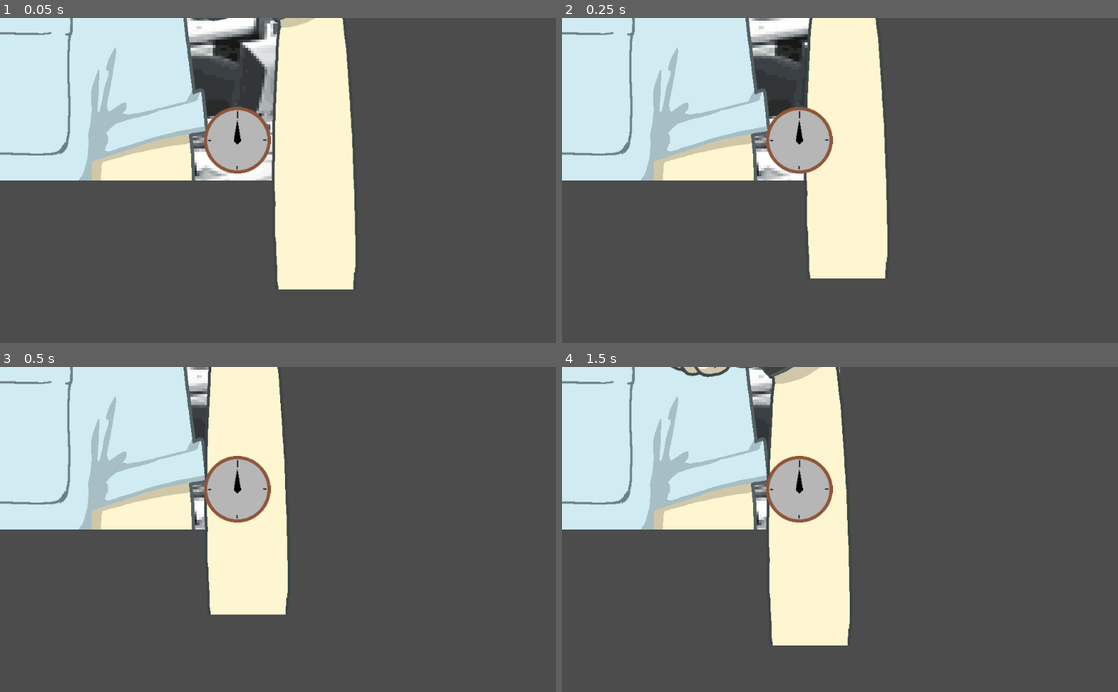
Above: before the commit, frames 1-4 (two rows, left to right).
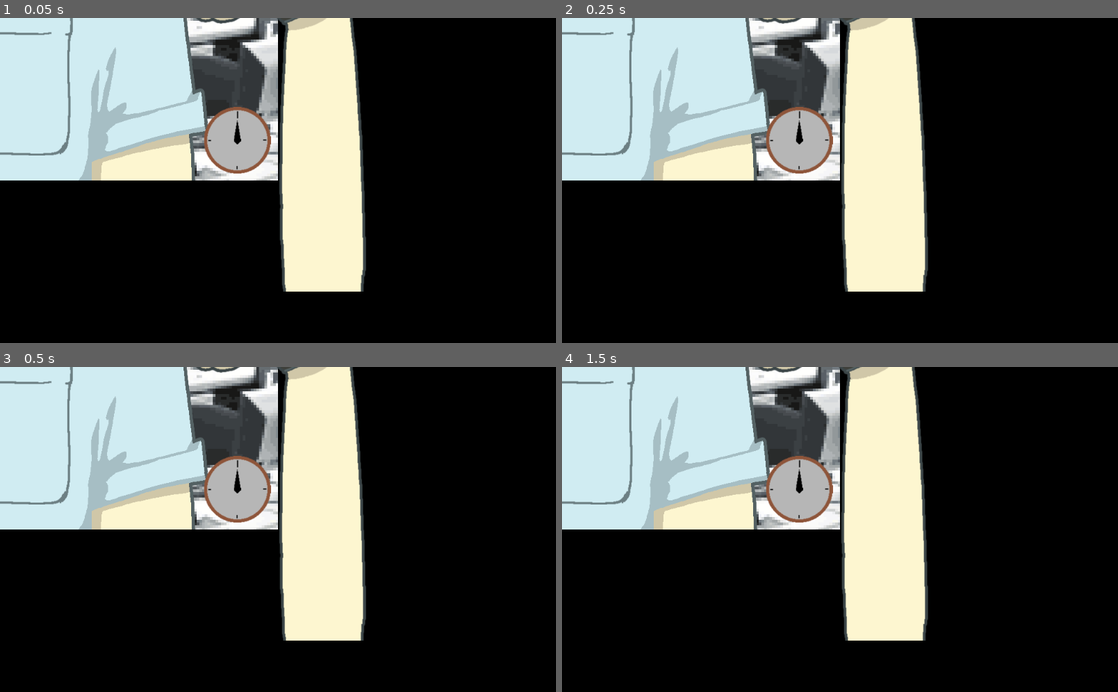
Above: after the commit, the same moments.

Repository: ericdsw/global_game_jam_2020
Game: Godot game, scene res://Screens/MiniGames/PenPocket/PenPocketMinigame.tscn
Two runs of this game, one before a commit and one after it. Both use one fixed random seed, a clock stepped at 60 frames per second and the inputs below. This scene is started directly instead of the project's main scene. Sound files missing from this copy of the repository are replaced by a short silence.
Inputs (mouse positions are in pixels of both pictures, inside the frame that each line leads up to):
- Up to frame 1 (0.05 s): no input
- Up to frame 2 (0.25 s): no input
- Up to frame 3 (0.5 s): no input
- Up to frame 4 (1.5 s): tap Enter (ui_accept) at 0.5, 0.77 s; move the mouse to (962, 513) at 0.52 s; press the mouse at (962, 513) at 0.53 s; release the mouse at (962, 513) at 1.25 s; drag from (728, 545) to (812, 594) at 1.27 s

The runs differ from the first frame. In frame 1, 65% of the frame differs, in the area x 0-100%, y 0-100%; in frame 2, 72%; in frame 3, 79%; in frame 4, 79%.

Commit message:
Quality updates

Diff:
--- a/Elements/LifeContainer.tscn
+++ b/Elements/LifeContainer.tscn
@@ -38,13 +38,4 @@
 texture = ExtResource( 3 )
 expand = true
 
-[node name="TextureRect4" type="TextureRect" parent="."]
-margin_left = 180.0
-margin_right = 230.0
-margin_bottom = 50.0
-rect_min_size = Vector2( 50, 50 )
-rect_pivot_offset = Vector2( 25, 25 )
-texture = ExtResource( 3 )
-expand = true
-
 [node name="Tween" type="Tween" parent="."]
--- a/Game.gd
+++ b/Game.gd
@@ -26,7 +26,7 @@
 var _score := 0
 
 # How many lives the player has
-var _lives := 4
+var _lives := 3
 
 # The current active minigame instance
 var _cur_minigame : BaseMinigame
@@ -125,6 +125,7 @@
 	overlay_node.add_child(_game_over_inst)
 	_game_over_inst.show_score(_score)
 	_game_over_inst.connect("retry_requested", self, "_on_retry_requested")
+	$GameOverSoundPlayer.play()
 
 func _inject_new_minigame_set() -> void:
 	var _duplicate_minigames := minigames.duplicate()
@@ -175,7 +176,7 @@
 
 func _on_retry_requested() -> void:
 
-	_lives = 4
+	_lives = 3
 	_score = 0
 
 	_reserved_minigames.clear()
@@ -191,6 +192,5 @@
 func _on_minigame_requested_shake(intensity: float, duration: float) -> void:
 	get_node("Camera2D").shake(intensity, duration)
 
-
 func _on_AudioStreamPlayer_finished() -> void:
 	$AudioStreamPlayer.play()
--- a/Game.tscn
+++ b/Game.tscn
@@ -6,6 +6,7 @@
 [ext_resource path="res://Elements/BaseButton.tscn" type="PackedScene" id=4]
 [ext_resource path="res://Elements/LifeContainer.tscn" type="PackedScene" id=5]
 [ext_resource path="res://Camera2D.tscn" type="PackedScene" id=6]
+[ext_resource path="res://Resources/Sounds/DeathSoundShorther.wav" type="AudioStream" id=7]
 
 [sub_resource type="DynamicFont" id=1]
 size = 64
@@ -131,9 +132,13 @@
 margin_right = 44.0443
 margin_bottom = -221.923
 
-[node name="AudioStreamPlayer" type="AudioStreamPlayer" parent="."]
+[node name="BGMPlayer" type="AudioStreamPlayer" parent="."]
 stream = ExtResource( 3 )
+volume_db = -5.0
 autoplay = true
+
+[node name="GameOverSoundPlayer" type="AudioStreamPlayer" parent="."]
+stream = ExtResource( 7 )
 [connection signal="pressed" from="MainMenuWrapper/StartButton" to="." method="_on_StartButton_pressed"]
 [connection signal="pressed" from="MainMenuWrapper/Credits" to="." method="_on_Credits_pressed"]
-[connection signal="finished" from="AudioStreamPlayer" to="." method="_on_AudioStreamPlayer_finished"]
+[connection signal="finished" from="BGMPlayer" to="." method="_on_AudioStreamPlayer_finished"]
--- a/MinigameTester.tscn
+++ b/MinigameTester.tscn
@@ -5,8 +5,7 @@
 
 [node name="MinigameTester" type="Node2D"]
 script = ExtResource( 1 )
-minigame_to_test = "res://Screens/MiniGames/PenPocket/PenPocketMinigame.tscn"
-target_difficulty = 3
+minigame_to_test = "res://Screens/MiniGames/FixCar/FixCarMinigame.tscn"
 
 [node name="Timer" type="Timer" parent="."]
 
--- a/Screens/MiniGames/FixCar/FixCarMinigame.tscn
+++ b/Screens/MiniGames/FixCar/FixCarMinigame.tscn
@@ -11,6 +11,7 @@
 [ext_resource path="res://Resources/Sounds/FixCar/EngineStart.wav" type="AudioStream" id=9]
 [ext_resource path="res://Resources/Sounds/FixCar/KickCar.wav" type="AudioStream" id=10]
 [ext_resource path="res://Resources/Sounds/FixCar/PoliceSiren.wav" type="AudioStream" id=11]
+[ext_resource path="res://Resources/Sounds/FixPens/Oof Normal Sound.wav" type="AudioStream" id=12]
 
 [sub_resource type="Animation" id=1]
 resource_name = "start"
@@ -61,7 +62,19 @@
 "times": PoolRealArray( 0, 1.2, 2 ),
 "transitions": PoolRealArray( 1, 1, 1 ),
 "update": 0,
-"values": [ 0.0, 0.0, 1000.0 ]
+"values": [ 0.0, 0.0, 500.0 ]
+}
+tracks/4/type = "value"
+tracks/4/path = NodePath("ThiefOof:playing")
+tracks/4/interp = 1
+tracks/4/loop_wrap = true
+tracks/4/imported = false
+tracks/4/enabled = true
+tracks/4/keys = {
+"times": PoolRealArray( 1.2 ),
+"transitions": PoolRealArray( 1 ),
+"update": 1,
+"values": [ true ]
 }
 
 [sub_resource type="Animation" id=2]
@@ -172,4 +185,7 @@
 
 [node name="PoliceSirens" type="AudioStreamPlayer" parent="." index="11"]
 stream = ExtResource( 11 )
+
+[node name="ThiefOof" type="AudioStreamPlayer" parent="." index="12"]
+stream = ExtResource( 12 )
 [connection signal="timeout" from="EndTimer" to="." method="_on_EndTimer_timeout"]
--- a/Screens/MiniGames/FixTV/FixTVMinigame.gd
+++ b/Screens/MiniGames/FixTV/FixTVMinigame.gd
@@ -14,14 +14,9 @@
 onready var foot_sound_play : AudioStreamPlayer = get_node("FootSound")
 onready var win_sound_play : AudioStreamPlayer = get_node("WinSound")
 
-
 var amount_of_clicks : int = 5
 var click_counter : int = 0
 var done : bool = false
-
-func _ready():
-	_set_amount_of_clicks(1, 5)
-	_set_rest_timeout(0.5)
 
 func _input(event : InputEvent) -> void:
 	if done: return
@@ -42,6 +37,24 @@
 		elif click_counter > amount_of_clicks and !rest_timer.is_stopped():
 			on_failure()
 
+func start(difficulty := 1) -> void:
+	.start(difficulty)
+
+	match difficulty:
+		1:
+			_set_amount_of_clicks(1, 5)
+			_set_rest_timeout(0.5)
+		2:
+			_set_amount_of_clicks(3, 8)
+			_set_rest_timeout(1.0)
+			_lifetime += 1.0
+		_:
+			_set_amount_of_clicks(5, 10)
+			_set_rest_timeout(1.2)
+			_lifetime += 2.0
+
+	timer_clock.set_max_time(_lifetime)
+
 # Sets the minimum and maximum amount of clicks possible needed to get clean image.
 func _set_amount_of_clicks(_min : int = 1, _max : int = 5) -> void:
 	randomize()
@@ -49,7 +62,8 @@
 
 func _animate_arm_or_foot() -> void:
 	randomize()
-	if randi() % 10 + 1 < 5:
+
+	if _assigned_difficulty == 1:
 		a_tween.stop_all()
 		arm_sound_play.stop()
 		arm.global_position = a_i_pos
@@ -58,7 +72,7 @@
 		)
 		a_tween.start()
 		arm_sound_play.play()
-	else:
+	elif _assigned_difficulty == 2:
 		f_tween.stop_all()
 		foot_sound_play.stop()
 		foot.global_position = f_i_pos
@@ -67,6 +81,25 @@
 		)
 		f_tween.start()
 		foot_sound_play.play()
+	else:
+		if randi() % 10 + 1 < 5:
+			a_tween.stop_all()
+			arm_sound_play.stop()
+			arm.global_position = a_i_pos
+			a_tween.interpolate_property(
+				arm, "global_position", a_i_pos, a_f_pos, 0.1, Tween.TRANS_CUBIC, Tween.EASE_IN
+			)
+			a_tween.start()
+			arm_sound_play.play()
+		else:
+			f_tween.stop_all()
+			foot_sound_play.stop()
+			foot.global_position = f_i_pos
+			f_tween.interpolate_property(
+				foot, "global_position", f_i_pos, f_f_pos, 0.1, Tween.TRANS_CUBIC, Tween.EASE_IN
+			)
+			f_tween.start()
+			foot_sound_play.play()
 
 # Sets the time the player has to NOT click in order to succeed.
 # Probably a smaller time is easier.
--- a/Screens/MiniGames/PenPocket/PenPocketMinigame.gd
+++ b/Screens/MiniGames/PenPocket/PenPocketMinigame.gd
@@ -42,8 +42,18 @@
 	pen_images_array.append(pen_tex_3)
 	pen_images_array.append(pen_tex_4)
 	_configure_arrays()
-	_spawn_pens(3)
+
+func start(difficulty := 1) -> void:
+	.start(difficulty)
+	match difficulty:
+		1: _spawn_pens(1)
+		2: _spawn_pens(2)
+		_: _spawn_pens(3)
 	_put_finger_in_next_pen()
+
+func on_failure() -> void:
+	.on_failure()
+	$OofPlayer.play()
 
 func _process(delta : float) -> void:
 	if state == State.PRESSING:
--- a/Screens/MiniGames/PenPocket/PenPocketMinigame.tscn
+++ b/Screens/MiniGames/PenPocket/PenPocketMinigame.tscn
@@ -1,10 +1,11 @@
-[gd_scene load_steps=6 format=2]
+[gd_scene load_steps=7 format=2]
 
 [ext_resource path="res://Screens/MiniGames/BaseMinigame.tscn" type="PackedScene" id=1]
 [ext_resource path="res://Screens/MiniGames/PenPocket/PenPocketMinigame.gd" type="Script" id=2]
 [ext_resource path="res://Resources/PenPocket/ArmT.png" type="Texture" id=3]
 [ext_resource path="res://Resources/PenPocket/PocketT.png" type="Texture" id=4]
 [ext_resource path="res://Resources/PenPocket/BGT.png" type="Texture" id=5]
+[ext_resource path="res://Resources/Sounds/FixPens/Oof Normal Sound.wav" type="AudioStream" id=6]
 
 [node name="PenPocketMinigame" instance=ExtResource( 1 )]
 script = ExtResource( 2 )
@@ -51,4 +52,7 @@
 texture = ExtResource( 3 )
 
 [node name="FingerTween" type="Tween" parent="." index="10"]
+
+[node name="OofPlayer" type="AudioStreamPlayer" parent="." index="11"]
+stream = ExtResource( 6 )
 [connection signal="tween_completed" from="FingerTween" to="." method="_on_FingerTween_tween_completed"]
--- a/Screens/MiniGames/RotatePortrait/RotatePortraitMinigame.gd
+++ b/Screens/MiniGames/RotatePortrait/RotatePortraitMinigame.gd
@@ -13,7 +13,10 @@
 var leeway : float = 0.5
 
 func _ready() -> void:
-	_set_leeway(5)
+	randomize()
+	var _rand_starting_rotation = rand_range(-60, 60)
+	portrait.rotation_degrees = _rand_starting_rotation
+	shadow.rotation_degrees = _rand_starting_rotation
 
 func _input(event : InputEvent) -> void:
 
@@ -45,6 +48,21 @@
 			on_success()
 			set_process(false)
 
+func start(difficulty := 1) -> void:
+	.start(difficulty)
+	match difficulty:
+		1:
+			_set_leeway(5)
+		2:
+			_set_leeway(3)
+			_lifetime += 0.5
+		_:
+			_set_leeway(2)
+			_lifetime += 1.0
+
+	timer_clock.set_max_time(_lifetime)
+
+
 func _set_leeway(_leeway : float = 0.5) -> void:
 	leeway = _leeway
 
--- a/Screens/MiniGames/RotatePortrait/RotatePortraitMinigame.tscn
+++ b/Screens/MiniGames/RotatePortrait/RotatePortraitMinigame.tscn
@@ -6,7 +6,7 @@
 [ext_resource path="res://Resources/RotatePortrait/BrithT2.png" type="Texture" id=4]
 [ext_resource path="res://Resources/RotatePortrait/BackG.png" type="Texture" id=5]
 [ext_resource path="res://Resources/RotatePortrait/ShadowT2.png" type="Texture" id=6]
-[ext_resource path="res://Resources/Sounds/FixFrame/Squeaktoy.wav" type="AudioStream" id=7]
+[ext_resource path="res://Resources/Sounds/FixFrame/GlassBreak.wav" type="AudioStream" id=7]
 [ext_resource path="res://Resources/Sounds/FixFrame/portrait_falling.wav" type="AudioStream" id=8]
 [ext_resource path="res://Resources/Sounds/FixFrame/WinDog.wav" type="AudioStream" id=9]
 
--- a/project.godot
+++ b/project.godot
@@ -64,4 +64,5 @@
 
 [rendering]
 
+environment/default_clear_color=Color( 0, 0, 0, 1 )
 environment/default_environment="res://default_env.tres"
Not shown: 1 places in Game.tscn that only renumber resources
Not shown, added: Resources/Sounds/DeathSoundShorther.wav.import
Not shown, added: Resources/Sounds/FixFrame/GlassBreak.wav.import
Not shown, added: Resources/Sounds/FixPens/Oof Normal Sound.wav.import
Not shown: 1 places in Screens/MiniGames/FixCar/FixCarMinigame.tscn that only renumber resources
Not shown, added: Resources/Sounds/DeathSoundShorther.wav
Not shown, added: Resources/Sounds/FixFrame/GlassBreak.wav
Not shown, added: Resources/Sounds/FixPens/Oof Normal Sound.wav
